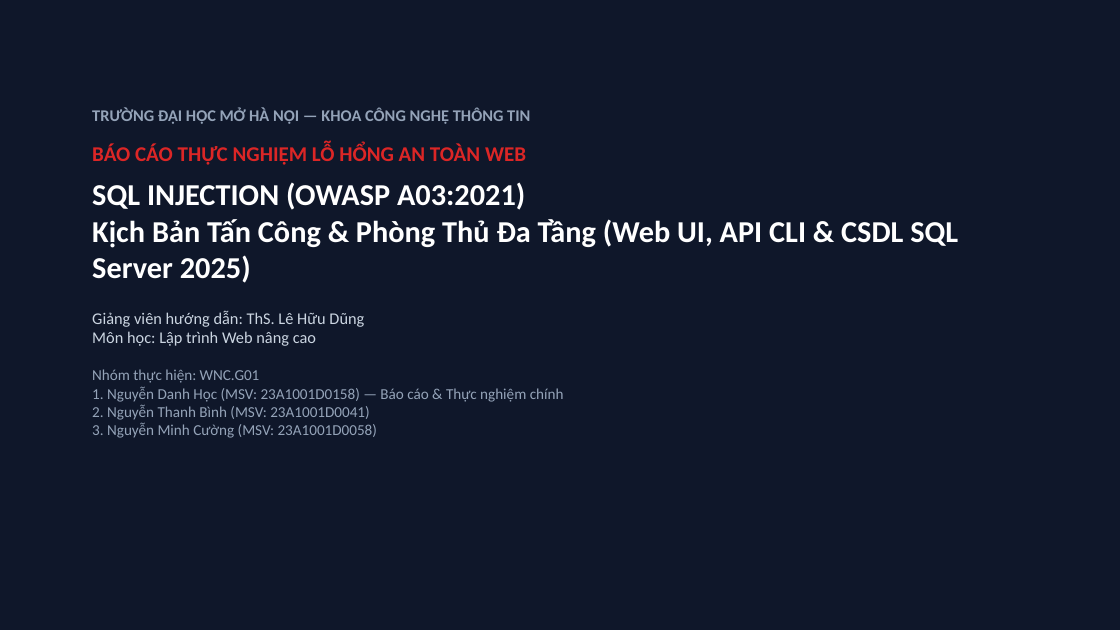
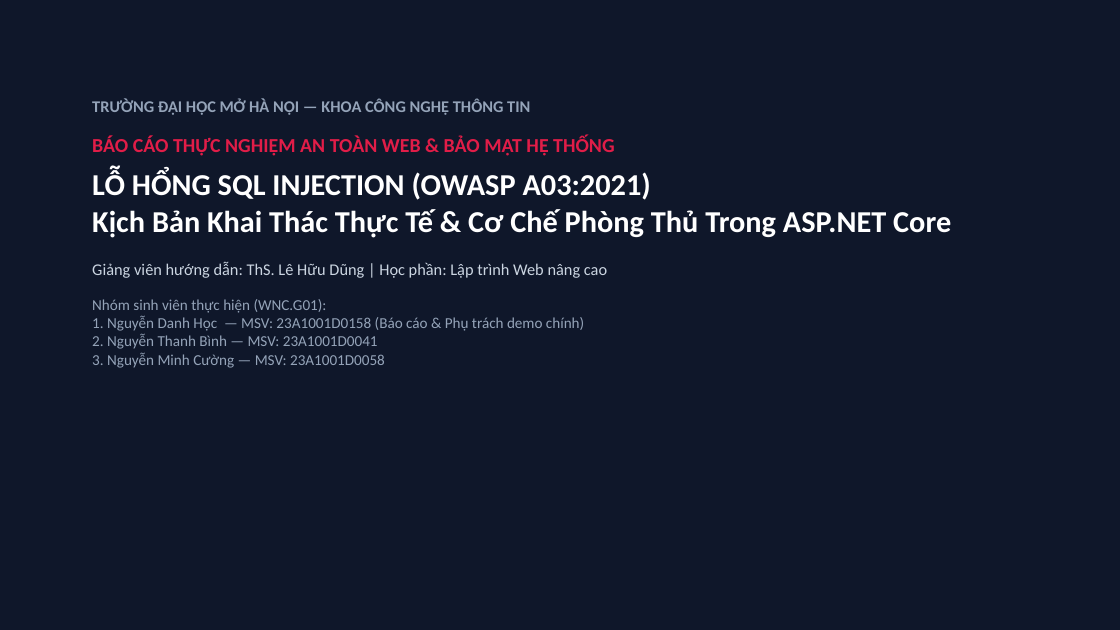
Before and after one commit to hocjsoo/OWASP_Demo, a slide deck: slide 1 of Slide_OWASP_SQL_Injection.pptx. Drawn at 1120x630 pixels with LibreOffice and Linux fonts; fonts in the diff are those of the drawing. Boxes give left, top, right and bottom in pixels: in the first picture for what was removed or moved away, otherwise in the second. Text is boxed around its words. In the diff, an @@ line names an element or a change of style, - is before the commit and + after.

Commit message:
feat: complete professional presentation deck without messy screenshots, with dedicated Live Demo callouts

```diff
--- a/Slide_OWASP_SQL_Injection.pptx
+++ b/Slide_OWASP_SQL_Injection.pptx
@@ text "TRƯỜNG ĐẠI HỌC MỞ HÀ ...": place and size @@
-text "TRƯỜNG ĐẠI HỌC MỞ HÀ ..." at [92, 108, 958, 438]
+text "TRƯỜNG ĐẠI HỌC MỞ HÀ ..." at [92, 99, 951, 368]
@@ text at [92, 135, 951, 368]: text changed @@
-BÁO CÁO THỰC NGHIỆM LỖ HỔNG AN TOÀN WEB
-SQL INJECTION (OWASP A03:2021)
-Kịch Bản Tấn Công & Phòng Thủ Đa Tầng (Web UI, API CLI & CSDL SQL Server 2025)
-Giảng viên hướng dẫn: ThS. Lê Hữu Dũng
-Môn học: Lập trình Web nâng cao
-Nhóm thực hiện: WNC.G01
-1. Nguyễn Danh Học (MSV: 23A1001D0158) — Báo cáo & Thực nghiệm chính
-2. Nguyễn Thanh Bình (MSV: 23A1001D0041)
-3. Nguyễn Minh Cường (MSV: 23A1001D0058)
+BÁO CÁO THỰC NGHIỆM AN TOÀN WEB & BẢO MẬT HỆ THỐNG
+LỖ HỔNG SQL INJECTION (OWASP A03:2021)
+Kịch Bản Khai Thác Thực Tế & Cơ Chế Phòng Thủ Trong ASP.NET Core
+Giảng viên hướng dẫn: ThS. Lê Hữu Dũng | Học phần: Lập trình Web nâng cao
+Nhóm sinh viên thực hiện (WNC.G01):
+1. Nguyễn Danh Học — MSV: 23A1001D0158 (Báo cáo & Phụ trách demo chính)
+2. Nguyễn Thanh Bình — MSV: 23A1001D0041
+3. Nguyễn Minh Cường — MSV: 23A1001D0058
```
Also in this commit, not shown: 5 other slides changed, 2 slides added, 3 slides removed, 2 other files.
